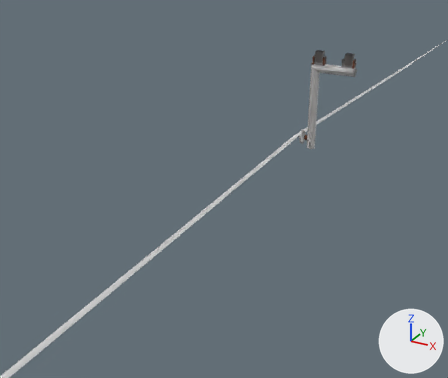
One commit to the Blender file Models/DKGantry/UW/PGA_DKGantry_UWh1t5m_L.blend: the scene before it, then after it.
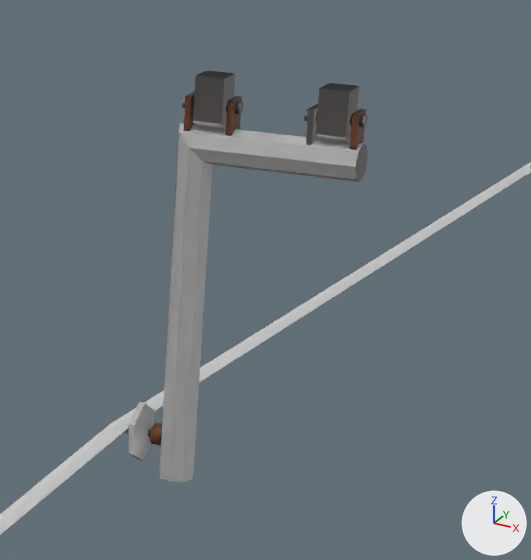
Each version appears first from a 50 mm camera at (4.01, -4.06, 8.94) aimed at (2.08, -0.56, 7.19), and next in a close-up on the part from 60% to 88% of the width and 9% to 44% of the height. The lights are fixed; the arrows at lower right show +X, +Y and +Z.

Objects in the first close-up: 'pga_dk_gantry_uhw1t5m_L_clamp1_mount.001', 'pga_dk_gantry_uhw1t5m_L_clamp2_mount.001', 'pga_dk_gantry_uhw1t5m_L_hanger.001', 'pga_dk_gantry_uhw1t5m_L_hanger_mount1', 'pga_dk_gantry_uhw1t5m_L_hanger_mount1.001', 'pga_dk_gantry_uhw1t5m_L_hanger_mount1.002', 'pga_dk_gantry_uhw1t5m_L_hanger_mount2.001', 'pga_dk_gantry_uhw1t5m_L_hanger_mount2.002', 'pga_dk_gantry_uhw1t5m_L_returnwire.001', 'pga_dk_gantry_uhw1t5m_L_returnwire.002', 'pga_dk_gantry_uhw1t5m_L_returnwire.004', 'pga_dk_gantry_uhw1t5m_L_returnwire.007'.
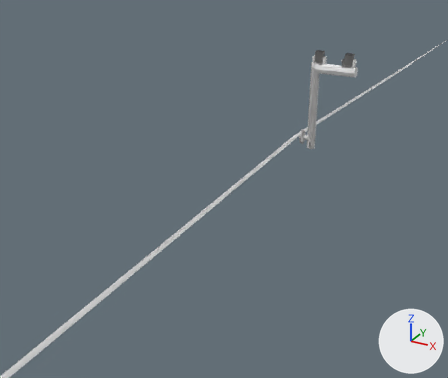
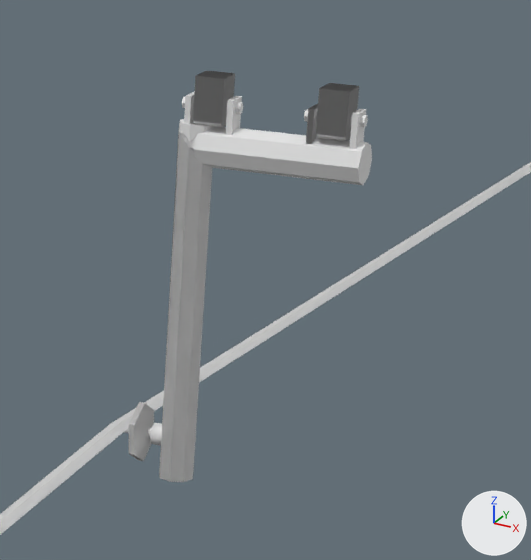
Pixel boxes [x1, y1, x2, y2] of what changed, in the close-ups (531 x 560 px):
'pga_dk_gantry_uhw1t5m_L_hanger.004', added
    after: [194, 126, 372, 185]
'pga_dk_gantry_uhw1t5m_L_hanger_mount2.001', surface changed (brown to grey)
    both: [349, 109, 366, 150]
'pga_dk_gantry_uhw1t5m_L_hanger_mount1.001', surface changed (brown to grey)
    both: [225, 96, 242, 136]
'pga_dk_gantry_uhw1t5m_L_hanger.002', added
    after: [180, 119, 212, 142]
'pga_dk_gantry_uhw1t5m_L_hanger_mount1', surface changed (brown to grey)
    both: [184, 91, 196, 131]
'pga_dk_gantry_uhw1t5m_L_returnwire.001', surface changed (brown to white)
    both: [150, 423, 162, 445]
'pga_dk_gantry_uhw1t5m_L_hanger_mount2.002', surface changed
    both: [304, 109, 368, 127]
'pga_dk_gantry_uhw1t5m_L_hanger_mount1.002', surface changed
    both: [182, 96, 243, 114]
'pga_dk_gantry_uhw1t5m_L_returnwire.002', surface changed
    both: [124, 425, 151, 437]

The edits, one by one:
In material 'PGA_DKGantry_CommonMount1t' (mat_pga_dkgantry_commonmount1t), texture is no longer img_pga_dkgantry_commonmount1t_png.
In material 'PGA_DKGantry_CommonMount1t' (mat_pga_dkgantry_commonmount1t), base_color is now set to (0.8, 0.8, 0.8), white #e7e7e7.
In material 'PGA_DKGantry_CommonMount1t' (mat_pga_dkgantry_commonmount1t), roughness goes from 0.5 to 0.4.
Material 'PGA_DKGantry_CommonMount1t.002' (mat_pga_dkgantry_commonmount1t_002) is new.
Its base color is (0.8, 0.8, 0.8) (white #e7e7e7).
Its roughness is 0.4.
Object 'pga_dk_gantry_uhw1t5m_L_hanger.004' (ob_pga_dk_gantry_uhw1t5m_l_hanger_004) is new; it shows a copy of the mesh of ob_pga_dk_gantry_uhw1t5m_l_hanger_004.
Its location is (2.65, 0.0, 7.982).
Its rotation in degrees is (0, 90, 0).
Its scale is (0.875, 0.875, 0.147).
Object 'pga_dk_gantry_uhw1t5m_L_hanger.002' (ob_pga_dk_gantry_uhw1t5m_l_hanger_002) is new; it shows a copy of the mesh of ob_pga_dk_gantry_uhw1t5m_l_hanger_002.
Its location is (2.5, 0.0, 7.71).
Its scale is (0.75, 0.75, 0.326).
